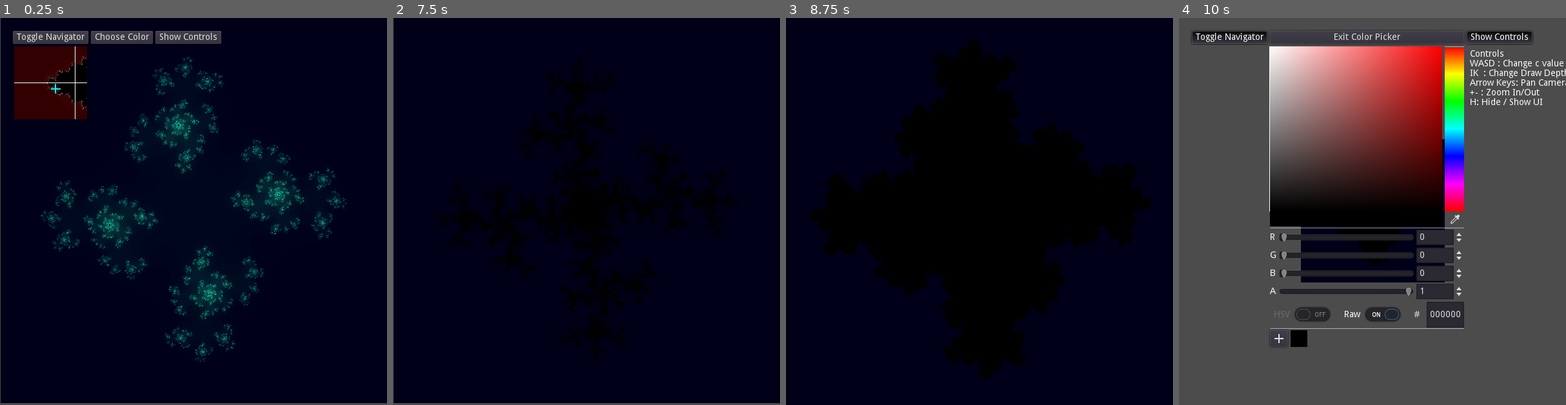
Above: before the commit, frames 1-4 (left to right).
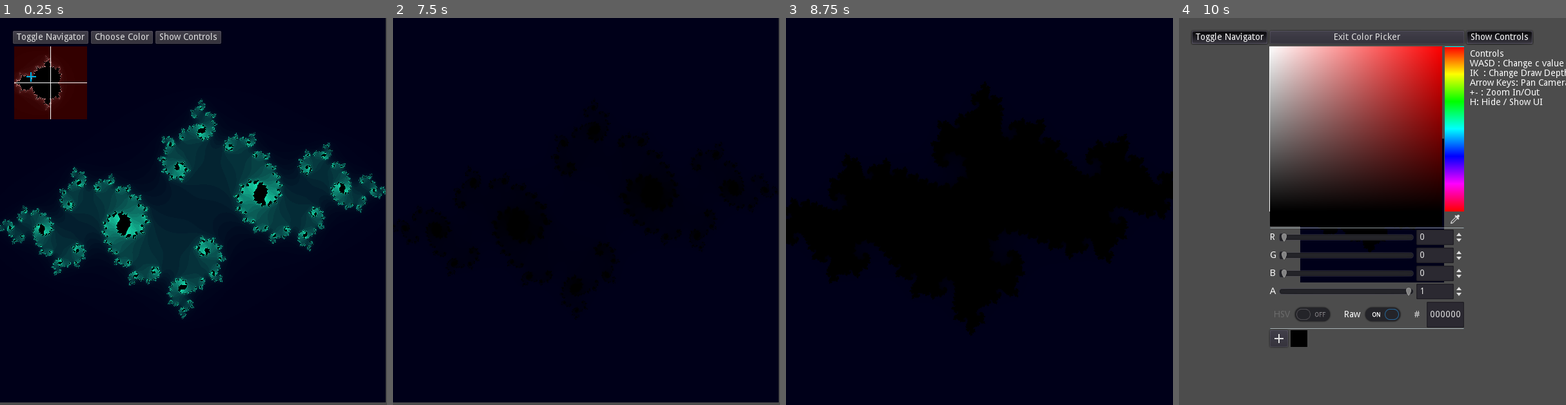
Above: after the commit, the same moments.

Repository: jammin-ben/Julia_Generator
Game: Godot game, scene res://main.tscn
The game is run twice, just before and just after one commit, with the same random seed, the same clock (stepped at 60 frames per second) and the same inputs. The engine's default icon, where the game draws it, is replaced by a stand-in: a white triangle on a blue panel in a dark square.
Inputs (mouse positions are in pixels of both pictures, inside the frame that each line leads up to):
- Up to frame 1 (0.25 s): no input
- Up to frame 2 (7.5 s): click "Toggle Navigator" at 0.5 s; click "Choose Color" at 1.25 s; click (667, 219) at 2 s; click "HSV" at 2.75 s; click "Raw" at 3.5 s; click (493, 335) at 4.25 s; click (512, 339) at 5.02 s; click (493, 339) at 5.75 s; click "Show Controls" at 6.5 s; hold D (right) from 7.28 s (still down); tap H (hide_ui) at 7.35 s
- Up to frame 3 (8.75 s): release D (right) at 8.03 s; hold S (down) from 8.03 s (still down); tap = (zoom_in) at 8.1 s
- Up to frame 4 (10 s): release S (down) at 8.78 s; hold D (right) 8.78-9.53 s; hold - (zoom_out) 8.78-9.53 s; hold I (iterup) from 9.53 s (still down); tap H (hide_ui) at 9.6 s

The runs differ from the first frame. In frame 1, 19% of the frame differs, in the area x 0-100%, y 0-100%; in frame 2, 2.6%; in frame 3, 10%; in frame 4, 0.3%.

Commit message:
Added power control. Flipped mandelbrot axes

Diff:
--- a/main.tscn
+++ b/main.tscn
@@ -15,26 +15,36 @@
 code = "shader_type canvas_item;
 
 uniform int num_iter=20;
+uniform int pwr = 2;
 uniform vec2 c=vec2(-.8,.25);
-uniform float scale = 3.0;
+uniform float scale = 4.0;
 uniform vec4 col1 = vec4(1.,0.7,.7,1.);
 uniform vec4 col2 = vec4(.2,0.,0.,1.);
 
 vec2 squared(vec2 vec){
 	return vec2(vec.x*vec.x -vec.y*vec.y, 2.0*vec.x*vec.y);
 }
+vec2 mypow(vec2 vec, int power){
+	vec2 dummy = vec;
+	for(int i=0;i<power - 1;i++){
+		dummy = vec2(dummy.x * vec.x - dummy.y * vec.y,   dummy.x * vec.y + dummy.y * vec.x);
+	}
+	return dummy;
+}
 
 float modulus(vec2 vec){
 	return sqrt(vec.x*vec.x + vec.y*vec.y);
 }
 
 void fragment() {
-	vec2 z_0 = vec2((UV.x - .5) * scale -1., (UV.y - .5) * scale);
+	//vec2 z_0 = vec2((UV.x - .5) * scale, (UV.y - .5) * scale);
+	vec2 z_0 = vec2((UV.x - .5) * scale, (UV.y - .5) * -1. * scale);
+
 	vec2 z;
 	float intensity = 1.0;
 	float tolerance = .03;
 	for(int i=0;i<num_iter;i++){
-		z = squared(squared(z))+ z_0;
+		z = mypow(z,pwr)+z_0;
 		if(modulus(z)>=2.0){
 			intensity = float(i) / float(num_iter);
 			//COLOR.g = float(i) / float(num_iter);
@@ -48,18 +58,19 @@
 		COLOR= vec4(0.0,0.0,0.0,1.0);
 
 	//Draw Major Axes
-	if((.495 + 1./scale < UV.x) && (UV.x < .505 +1. / scale) || (.495 < UV.y ) && (UV.y < .505))
+	if((.495 < UV.x) && (UV.x < .505) || (.495 < UV.y ) && (UV.y < .505))
 		COLOR = vec4(1.0,1.0,1.0,1.0);
 
 	//Draw c crosshairs
 	if((abs(c.x - z_0.x) < tolerance) && (abs(c.y - z_0.y) < .2) ||
 	   (abs(c.y - z_0.y) < tolerance) && (abs(c.x - z_0.x) < .2))
-		COLOR = vec4(0.,1.,1.0,1.);
+		COLOR = vec4(0.,.7,.9,1.);
 }"
 
 [sub_resource type="ShaderMaterial" id=2]
 shader = SubResource( 1 )
 shader_param/num_iter = 20
+shader_param/pwr = 2
 shader_param/c = Vector2( -0.8, 0.25 )
 shader_param/scale = 3.0
 shader_param/col1 = Plane( 1, 0.7, 0.7, 1 )
@@ -174,10 +185,8 @@
 
 [node name="Juliaboi" type="TextureRect" parent="."]
 material = ExtResource( 9 )
-margin_left = 2.98206
-margin_top = 1.46977
-margin_right = 603.074
-margin_bottom = 600.697
+margin_right = 600.092
+margin_bottom = 599.227
 texture = ExtResource( 3 )
 stretch_mode = 1
 script = ExtResource( 10 )
--- a/new_shader.shader
+++ b/new_shader.shader
@@ -1,6 +1,7 @@
 shader_type canvas_item;
 
 uniform int num_iter=30;
+uniform int pwr = 2;
 uniform vec2 c=vec2(-.8,.25);
 uniform float scale = 3.0;
 //uniform vec4 col1 = vec4(1.,0.7,.7,1.);
@@ -15,6 +16,15 @@
 	return vec2(vec.x*vec.x -vec.y*vec.y, 2.0*vec.x*vec.y);
 }
 
+
+vec2 mypow(vec2 vec, int power){
+	vec2 dummy = vec;
+	for(int i=0;i<power - 1;i++){
+		dummy = vec2(dummy.x * vec.x - dummy.y * vec.y,   dummy.x * vec.y + dummy.y * vec.x);
+	}
+	return dummy;
+}
+
 float modulus(vec2 vec){
 	return sqrt(vec.x*vec.x + vec.y*vec.y);
 }
@@ -25,7 +35,7 @@
 	float intensity = 1.0;
 
 	for(int i=0;i<num_iter;i++){
-		z = squared(squared(z))+ c;
+		z = mypow(z,pwr)+ c;
 		if(modulus(z)>=2.0){
 			intensity = float(i) / float(num_iter);
 			//COLOR.g = float(i) / float(num_iter);
--- a/new_shadermaterial.tres
+++ b/new_shadermaterial.tres
@@ -5,6 +5,7 @@
 [resource]
 shader = ExtResource( 1 )
 shader_param/num_iter = 30
+shader_param/pwr = 2
 shader_param/c = Vector2( -0.8, 0.25 )
 shader_param/scale = 3.0
 shader_param/col2 = Plane( 0, 0, 0.1, 1 )
Not shown: 1 places in main.tscn that only renumber resources
